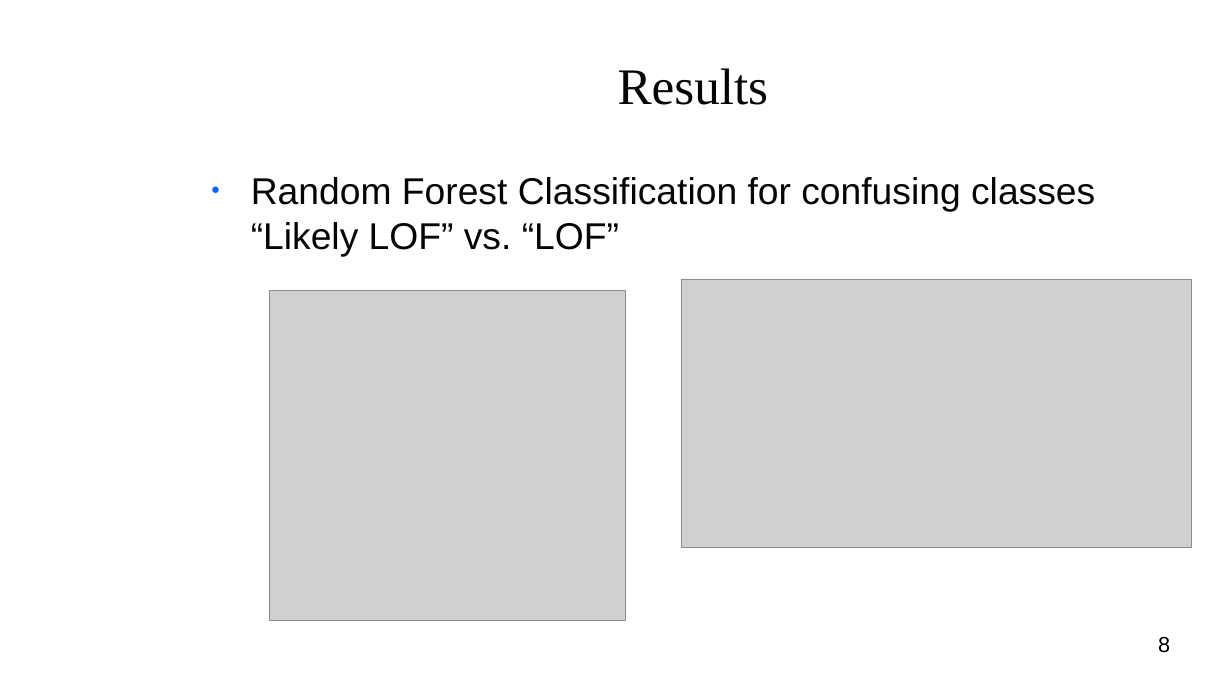
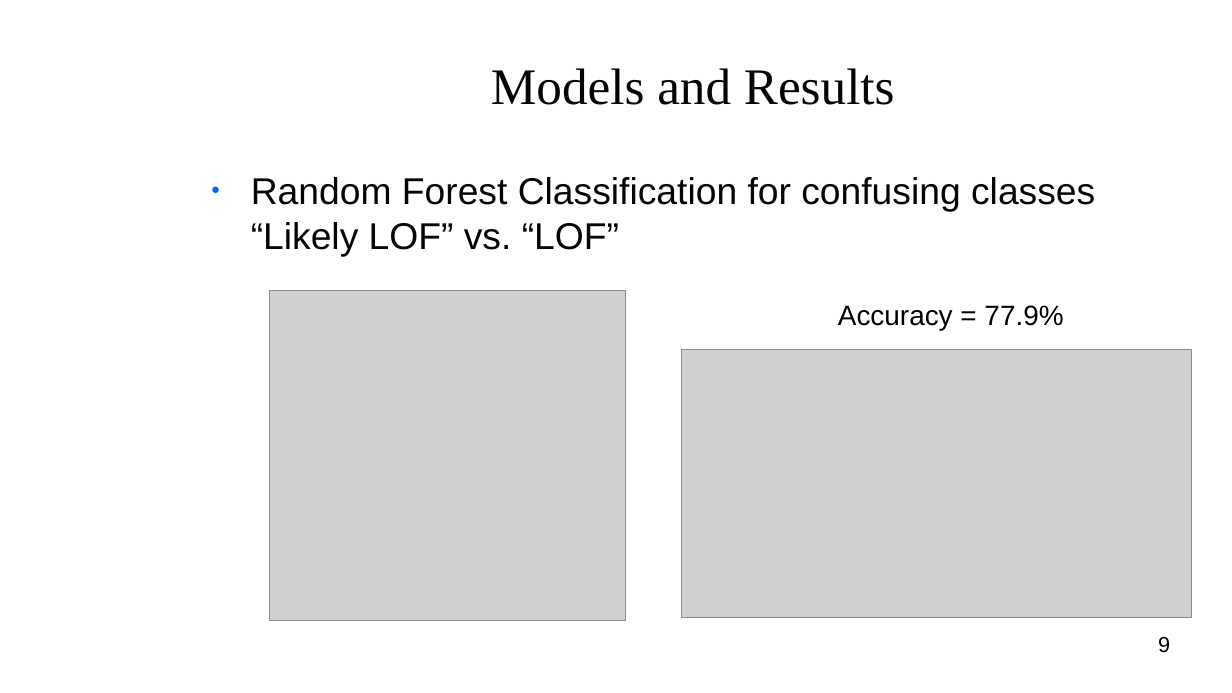
Before and after one commit to Shredder42/mutations, a slide deck: slide 9 of presentation.odp (slide 8 before the commit). Drawn at 1232x693 pixels with LibreOffice and Linux fonts; fonts in the diff are those of the drawing; grey boxes stand for pictures; background and template pictures are left out. Boxes give left, top, right and bottom in pixels: in the first picture for what was removed or moved away, otherwise in the second. Text is boxed around its words. In the diff, an @@ line names an element or a change of style, - is before the commit and + after.

```diff
--- a/presentation.odp
+++ b/presentation.odp
@@ title at [491,68,895,105]: text changed @@
-Results
+Models and Results
@@ text added at [838,305,1063,330], 18 pt, text #000000 @@
+Accuracy = 77.9%
@@ picture: place and size @@
-picture at [682,279,1192,548]
+picture at [682,350,1192,618]
@@ page number at [1158,637,1170,653]: text changed @@
-8
+9
```
Also in this commit, not shown: 5 other slides changed, 2 slides added, 1 slide removed, 1 other file.
